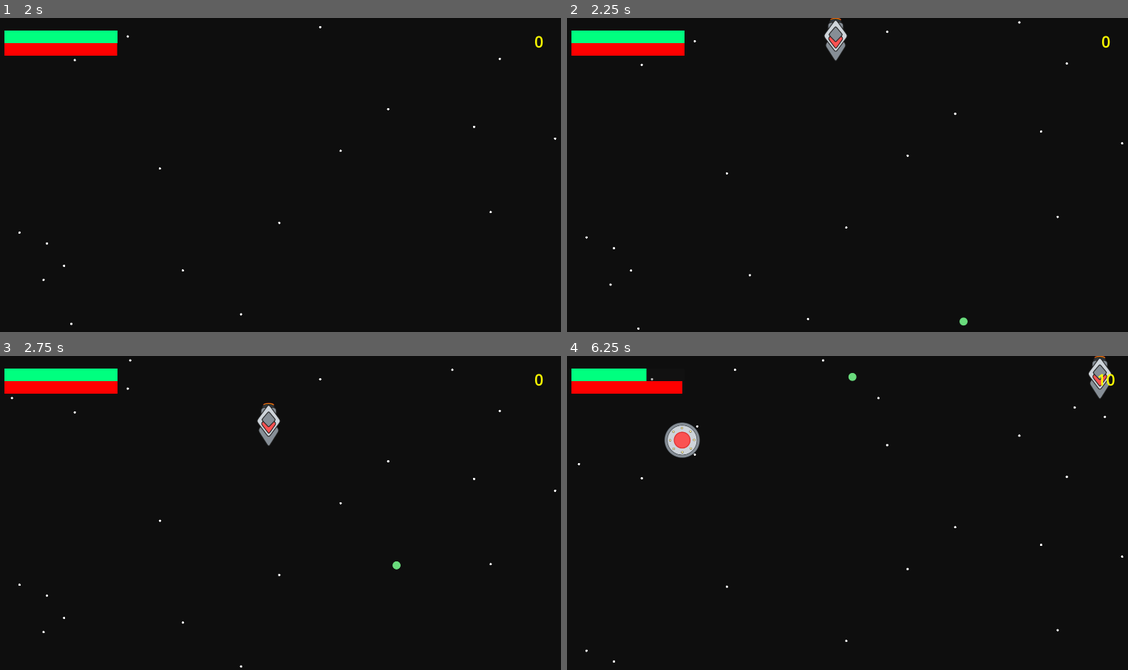
Above: before the commit, frames 1-4 (two rows, left to right).
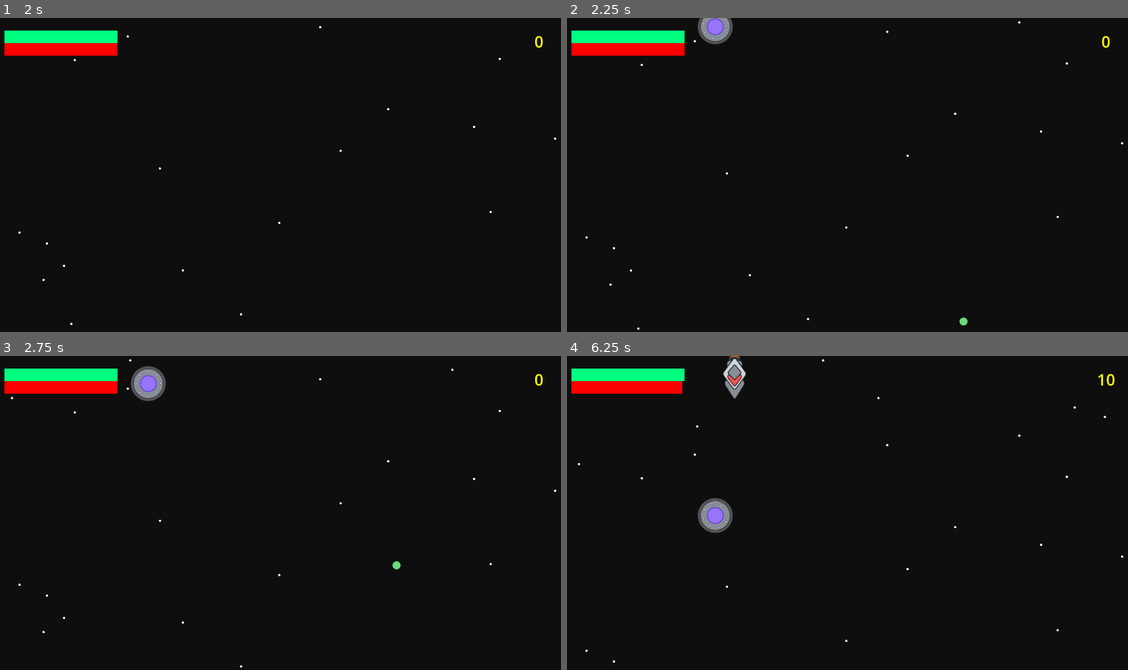
Above: after the commit, the same moments.

Repository: mromphf/nuke-ufos
Game: Godot game, scene res://scenes/main.tscn
Two runs of this game, one before a commit and one after it. Both use one fixed random seed, a clock stepped at 60 frames per second and the inputs below. Sound files missing from this copy of the repository are replaced by a short silence.
Inputs:
- Up to frame 1 (2 s): hold D (move_right) 0.53-1.28 s; tap Space (fire) at 0.6 s; hold S (move_down) from 1.28 s (still down); tap Shift (speed) at 1.35 s
- Up to frame 2 (2.25 s): release S (move_down) at 2.03 s; hold D (move_right) from 2.03 s (still down); tap Space (fire) at 2.1 s
- Up to frame 3 (2.75 s): keep holding D (move_right)
- Up to frame 4 (6.25 s): release D (move_right) at 2.78 s; hold W (move_up) 2.78-3.53 s; tap Shift (speed) at 2.85, 4.35, 5.85 s; hold Left (move_left) 3.53-5.03 s; tap Space (fire) at 3.6, 5.1 s; hold S (move_down) 5.03-5.78 s; hold D (move_right) from 5.78 s (still down)

Frame 1 is identical in both runs. In frame 2, 0.8% of the frame differs, in the area x 23-50%, y 0-14%; in frame 3, 0.9%; in frame 4, 2.1%, in the area x 14-97%, y 0-57%.

Commit message:
Lower initial spawner range.

Diff:
--- a/scripts/spawner.gd
+++ b/scripts/spawner.gd
@@ -9,7 +9,7 @@
 ]
 
 func _tick():
-	$Spawn/SpawnPoint.progress = randi()
+	$Spawn/SpawnPoint.progress_ratio = randf_range(0.25, 0.75)
 
 	var mob = spawn_pool.pick_random().instantiate()
 	mob.position = $Spawn/SpawnPoint.position
